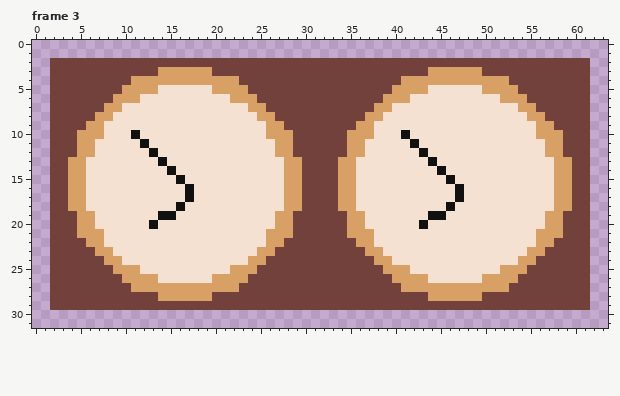
Edited in one commit: pixel-art file (assets/perry_llama/enemy_wide_64_32.aseprite). This is how it looked before the edit.
64x32 pixels, 4 frames. Shown: frame 3. The commit also changed other frames, which this record leaves out.
After:
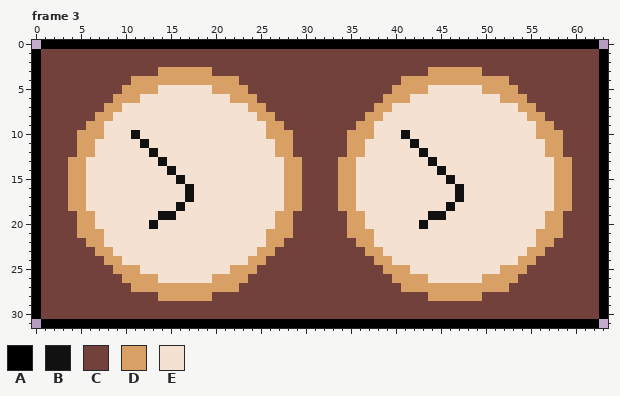
Palette (. is transparent): A #000000  B #111111  C #73413c  D #d9a066  E #f5e1d2
Change:
{"where": "frame 3, layer \"Merged Layer\""}
{"frame":3,"y":0,"x":1,"old":"..............................................................","new":"AAAAAAAAAAAAAAAAAAAAAAAAAAAAAAAAAAAAAAAAAAAAAAAAAAAAAAAAAAAAAA"}
{"frame":3,"y":1,"x":0,"old":"................................................................","new":"ACCCCCCCCCCCCCCCCCCCCCCCCCCCCCCCCCCCCCCCCCCCCCCCCCCCCCCCCCCCCCCA"}
{"frame":3,"y":2,"x":0,"old":"..","new":"AC"}
{"frame":3,"y":2,"x":62,"old":"..","new":"CA"}
{"frame":3,"y":3,"x":0,"old":"..","new":"AC"}
{"frame":3,"y":3,"x":62,"old":"..","new":"CA"}
{"frame":3,"y":4,"x":0,"old":"..","new":"AC"}
{"frame":3,"y":4,"x":62,"old":"..","new":"CA"}
{"frame":3,"y":5,"x":0,"old":"..","new":"AC"}
{"frame":3,"y":5,"x":62,"old":"..","new":"CA"}
{"frame":3,"y":6,"x":0,"old":"..","new":"AC"}
{"frame":3,"y":6,"x":62,"old":"..","new":"CA"}
{"frame":3,"y":7,"x":0,"old":"..","new":"AC"}
{"frame":3,"y":7,"x":62,"old":"..","new":"CA"}
{"frame":3,"y":8,"x":0,"old":"..","new":"AC"}
{"frame":3,"y":8,"x":62,"old":"..","new":"CA"}
{"frame":3,"y":9,"x":0,"old":"..","new":"AC"}
{"frame":3,"y":9,"x":62,"old":"..","new":"CA"}
{"frame":3,"y":10,"x":0,"old":"..","new":"AC"}
{"frame":3,"y":10,"x":62,"old":"..","new":"CA"}
{"frame":3,"y":11,"x":0,"old":"..","new":"AC"}
{"frame":3,"y":11,"x":62,"old":"..","new":"CA"}
{"frame":3,"y":12,"x":0,"old":"..","new":"AC"}
{"frame":3,"y":12,"x":62,"old":"..","new":"CA"}
{"frame":3,"y":13,"x":0,"old":"..","new":"AC"}
{"frame":3,"y":13,"x":62,"old":"..","new":"CA"}
{"frame":3,"y":14,"x":0,"old":"..","new":"AC"}
{"frame":3,"y":14,"x":62,"old":"..","new":"CA"}
{"frame":3,"y":15,"x":0,"old":"..","new":"AC"}
{"frame":3,"y":15,"x":62,"old":"..","new":"CA"}
{"frame":3,"y":16,"x":0,"old":"..","new":"AC"}
{"frame":3,"y":16,"x":62,"old":"..","new":"CA"}
{"frame":3,"y":17,"x":0,"old":"..","new":"AC"}
{"frame":3,"y":17,"x":62,"old":"..","new":"CA"}
{"frame":3,"y":18,"x":0,"old":"..","new":"AC"}
{"frame":3,"y":18,"x":62,"old":"..","new":"CA"}
{"frame":3,"y":19,"x":0,"old":"..","new":"AC"}
{"frame":3,"y":19,"x":62,"old":"..","new":"CA"}
{"frame":3,"y":20,"x":0,"old":"..","new":"AC"}
{"frame":3,"y":20,"x":62,"old":"..","new":"CA"}
{"frame":3,"y":21,"x":0,"old":"..","new":"AC"}
{"frame":3,"y":21,"x":62,"old":"..","new":"CA"}
{"frame":3,"y":22,"x":0,"old":"..","new":"AC"}
{"frame":3,"y":22,"x":62,"old":"..","new":"CA"}
{"frame":3,"y":23,"x":0,"old":"..","new":"AC"}
{"frame":3,"y":23,"x":62,"old":"..","new":"CA"}
{"frame":3,"y":24,"x":0,"old":"..","new":"AC"}
{"frame":3,"y":24,"x":62,"old":"..","new":"CA"}
{"frame":3,"y":25,"x":0,"old":"..","new":"AC"}
{"frame":3,"y":25,"x":62,"old":"..","new":"CA"}
{"frame":3,"y":26,"x":0,"old":"..","new":"AC"}
{"frame":3,"y":26,"x":62,"old":"..","new":"CA"}
{"frame":3,"y":27,"x":0,"old":"..","new":"AC"}
{"frame":3,"y":27,"x":62,"old":"..","new":"CA"}
{"frame":3,"y":28,"x":0,"old":"..","new":"AC"}
{"frame":3,"y":28,"x":62,"old":"..","new":"CA"}
{"frame":3,"y":29,"x":0,"old":"..","new":"AC"}
{"frame":3,"y":29,"x":62,"old":"..","new":"CA"}
{"frame":3,"y":30,"x":0,"old":"................................................................","new":"ACCCCCCCCCCCCCCCCCCCCCCCCCCCCCCCCCCCCCCCCCCCCCCCCCCCCCCCCCCCCCCA"}
{"frame":3,"y":31,"x":1,"old":"..............................................................","new":"AAAAAAAAAAAAAAAAAAAAAAAAAAAAAAAAAAAAAAAAAAAAAAAAAAAAAAAAAAAAAA"}
